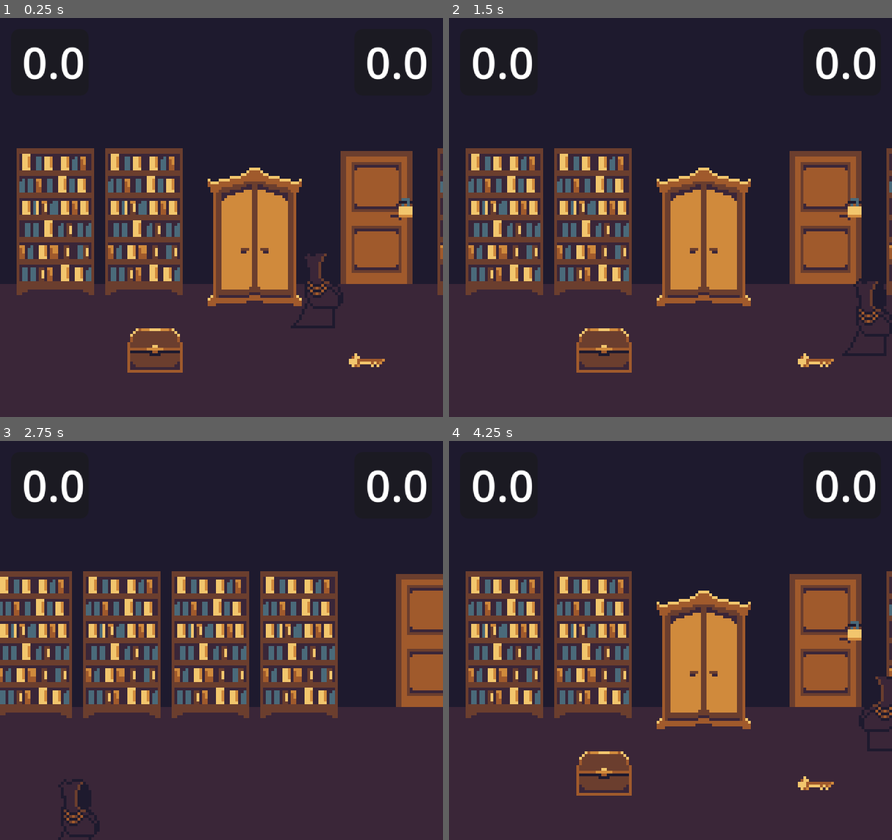
Above: before the commit, frames 1-4 (two rows, left to right).
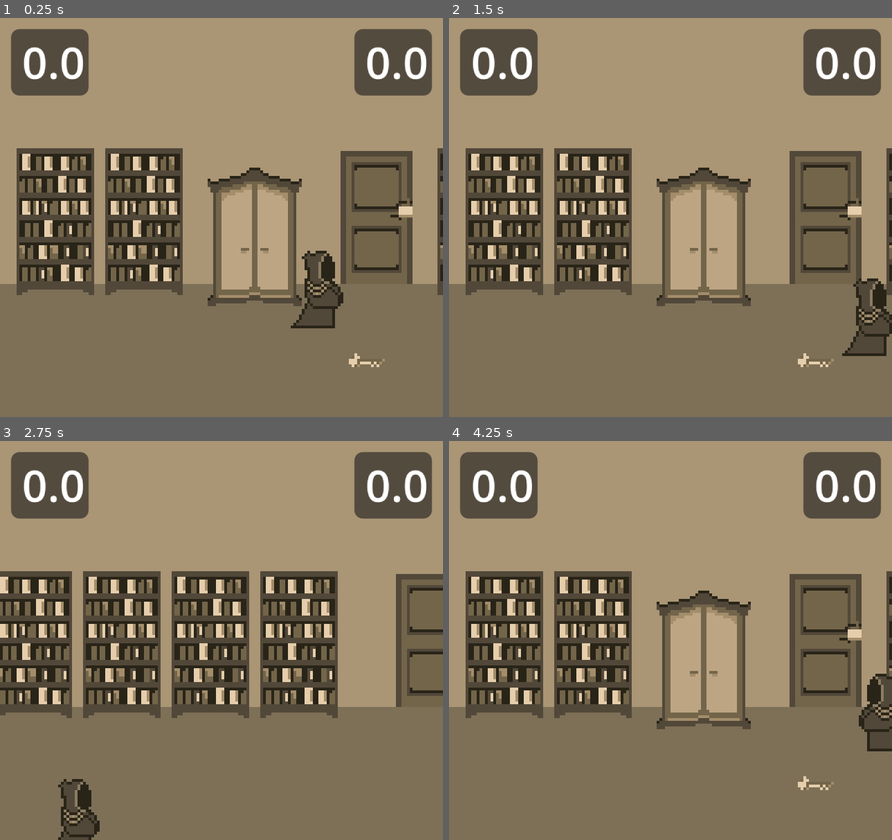
Above: after the commit, the same moments.

Repository: maskenary/gothic-game
Game: Godot game, scene res://Scenes/main.tscn
Two runs of this game, one before a commit and one after it. Both use one fixed random seed, a clock stepped at 60 frames per second and the inputs below. Video files are missing from this copy of the repository; at most half a second of black plays in their place.
Inputs:
- Up to frame 1 (0.25 s): no input
- Up to frame 2 (1.5 s): tap Enter (ui_accept) at 0.5, 0.77 s; hold Right (ui_right) 0.53-1.28 s; hold Down (ui_down) from 1.28 s (still down)
- Up to frame 3 (2.75 s): tap Enter (ui_accept) at 1.52 s; release Down (ui_down) at 2.03 s; hold Right (ui_right) from 2.03 s (still down)
- Up to frame 4 (4.25 s): release Right (ui_right) at 2.78 s; hold Up (ui_up) 2.78-3.53 s; tap Enter (ui_accept) at 3.02, 3.77 s; hold Left (ui_left) from 3.53 s (still down)

The runs differ from the first frame. In frame 1, 99% of the frame differs, in the area x 0-100%, y 0-100%; in frame 2, 99%; in frame 3, 99%; in frame 4, 99%.

Commit message:
leyleying

Diff:
--- a/Scenes/cupboard.tscn
+++ b/Scenes/cupboard.tscn
@@ -1,17 +1,17 @@
 [gd_scene format=3 uid="uid://c0uxqt6tfca6y"]
 
 [ext_resource type="Script" uid="uid://bwyiae3s12nfm" path="res://Scripts/cupboard.gd" id="1_u4kxa"]
-[ext_resource type="Texture2D" uid="uid://cgh5e3hdhh5sw" path="res://Assets/cupboard.png" id="2_wlx7k"]
+[ext_resource type="Texture2D" uid="uid://ddadc177bdalp" path="res://Assets_LEYLEY/cupboard.png" id="2_wlx7k"]
 
-[sub_resource type="AtlasTexture" id="AtlasTexture_j72ms"]
+[sub_resource type="AtlasTexture" id="AtlasTexture_oxra3"]
 atlas = ExtResource("2_wlx7k")
 region = Rect2(0, 0, 48, 64)
 
-[sub_resource type="AtlasTexture" id="AtlasTexture_hs4yt"]
+[sub_resource type="AtlasTexture" id="AtlasTexture_2wjkw"]
 atlas = ExtResource("2_wlx7k")
 region = Rect2(48, 0, 48, 64)
 
-[sub_resource type="AtlasTexture" id="AtlasTexture_vm0jb"]
+[sub_resource type="AtlasTexture" id="AtlasTexture_rne52"]
 atlas = ExtResource("2_wlx7k")
 region = Rect2(96, 0, 48, 64)
 
--- a/Scenes/door.tscn
+++ b/Scenes/door.tscn
@@ -1,19 +1,19 @@
 [gd_scene format=3 uid="uid://d3erh4u03paa0"]
 
 [ext_resource type="Script" uid="uid://ckrt2jtwpf8h" path="res://Scripts/door.gd" id="1_p0e35"]
-[ext_resource type="Texture2D" uid="uid://b84jj3k8r66ou" path="res://Assets/door_locked.png" id="2_fahql"]
-[ext_resource type="Texture2D" uid="uid://bagjembcaf1uh" path="res://Assets/door.png" id="2_p0e35"]
+[ext_resource type="Texture2D" uid="uid://h7i34iqkks3i" path="res://Assets_LEYLEY/door_locked.png" id="2_fahql"]
+[ext_resource type="Texture2D" uid="uid://dx8hvnadbbw64" path="res://Assets_LEYLEY/door.png" id="3_ab4ky"]
 
-[sub_resource type="AtlasTexture" id="AtlasTexture_fahql"]
-atlas = ExtResource("2_p0e35")
+[sub_resource type="AtlasTexture" id="AtlasTexture_a43ba"]
+atlas = ExtResource("3_ab4ky")
 region = Rect2(0, 0, 32, 80)
 
-[sub_resource type="AtlasTexture" id="AtlasTexture_ab4ky"]
-atlas = ExtResource("2_p0e35")
+[sub_resource type="AtlasTexture" id="AtlasTexture_burcv"]
+atlas = ExtResource("3_ab4ky")
 region = Rect2(32, 0, 32, 80)
 
-[sub_resource type="AtlasTexture" id="AtlasTexture_a43ba"]
-atlas = ExtResource("2_p0e35")
+[sub_resource type="AtlasTexture" id="AtlasTexture_kj2pw"]
+atlas = ExtResource("3_ab4ky")
 region = Rect2(64, 0, 32, 80)
 
 [sub_resource type="SpriteFrames" id="SpriteFrames_w6aom"]
@@ -50,7 +50,7 @@
 
 [node name="AnimatedSprite2D" type="AnimatedSprite2D" parent="." unique_id=2133217479]
 sprite_frames = SubResource("SpriteFrames_w6aom")
-animation = &"open"
+animation = &"locked"
 
 [node name="CollisionShape2D" type="CollisionShape2D" parent="." unique_id=1736897863]
 visible = false
--- a/Scenes/key.tscn
+++ b/Scenes/key.tscn
@@ -1,7 +1,7 @@
 [gd_scene format=3 uid="uid://cdst8rufyssoj"]
 
-[ext_resource type="Script" uid="uid://bfdwsblcui35x" path="res://Scripts/key.gd" id="1_udxw8"]
-[ext_resource type="Texture2D" uid="uid://by2ycd80kmdk4" path="res://Assets/key.png" id="1_ut0wq"]
+[ext_resource type="Script" path="res://Scripts/key.gd" id="1_udxw8"]
+[ext_resource type="Texture2D" uid="uid://vh0lhxkin5g1" path="res://Assets_LEYLEY/key.png" id="2_udxw8"]
 
 [sub_resource type="RectangleShape2D" id="RectangleShape2D_udxw8"]
 size = Vector2(26, 10)
@@ -16,6 +16,6 @@
 shape = SubResource("RectangleShape2D_udxw8")
 
 [node name="Sprite2D" type="Sprite2D" parent="." unique_id=758253953]
-texture = ExtResource("1_ut0wq")
+texture = ExtResource("2_udxw8")
 
 [connection signal="body_entered" from="." to="." method="_on_body_entered"]
--- a/Scenes/player.tscn
+++ b/Scenes/player.tscn
@@ -1,7 +1,7 @@
 [gd_scene format=3 uid="uid://4gtwejqnd347"]
 
 [ext_resource type="Script" uid="uid://dkvxuorkdb70j" path="res://Scripts/player.gd" id="1_cvnsp"]
-[ext_resource type="Texture2D" uid="uid://cfalklhckpnqg" path="res://Assets/player.png" id="2_6t5aa"]
+[ext_resource type="Texture2D" uid="uid://dhwacla3ueeg4" path="res://Assets_LEYLEY/player.png" id="2_6t5aa"]
 [ext_resource type="Script" uid="uid://b8hd55vbh5253" path="res://Scripts/camera_2d.gd" id="3_6t5aa"]
 
 [sub_resource type="CapsuleShape2D" id="CapsuleShape2D_6t5aa"]
--- a/Scenes/world.tscn
+++ b/Scenes/world.tscn
@@ -1,44 +1,15 @@
 [gd_scene format=3 uid="uid://eo57i8dburij"]
 
 [ext_resource type="PackedScene" uid="uid://c0uxqt6tfca6y" path="res://Scenes/cupboard.tscn" id="1_5ukr8"]
-[ext_resource type="Texture2D" uid="uid://ym4p4pc21dgu" path="res://Assets/bookshelf.png" id="2_o06y3"]
-[ext_resource type="Texture2D" uid="uid://dfxufts3vg03u" path="res://Assets/chest.png" id="3_k7acu"]
+[ext_resource type="Texture2D" uid="uid://e04sb2c68qxm" path="res://Assets_LEYLEY/bookshelf.png" id="2_o06y3"]
 [ext_resource type="PackedScene" uid="uid://d3erh4u03paa0" path="res://Scenes/door.tscn" id="4_5v1tr"]
 [ext_resource type="PackedScene" uid="uid://4gtwejqnd347" path="res://Scenes/player.tscn" id="5_0fj1v"]
 [ext_resource type="PackedScene" uid="uid://2372lgfn2goj" path="res://Scenes/enemy_trigger.tscn" id="6_ikia7"]
 [ext_resource type="PackedScene" uid="uid://cdst8rufyssoj" path="res://Scenes/key.tscn" id="7_o06y3"]
 
-[sub_resource type="AtlasTexture" id="AtlasTexture_21xkr"]
-atlas = ExtResource("3_k7acu")
-region = Rect2(0, 0, 32, 32)
-
-[sub_resource type="AtlasTexture" id="AtlasTexture_6bp64"]
-atlas = ExtResource("3_k7acu")
-region = Rect2(32, 0, 32, 32)
-
-[sub_resource type="AtlasTexture" id="AtlasTexture_344ge"]
-atlas = ExtResource("3_k7acu")
-region = Rect2(64, 0, 32, 32)
-
-[sub_resource type="AtlasTexture" id="AtlasTexture_ynf5e"]
-atlas = ExtResource("3_k7acu")
-region = Rect2(96, 0, 32, 32)
-
 [sub_resource type="SpriteFrames" id="SpriteFrames_hptm8"]
 animations = [{
-"frames": [{
-"duration": 1.0,
-"texture": SubResource("AtlasTexture_21xkr")
-}, {
-"duration": 1.0,
-"texture": SubResource("AtlasTexture_6bp64")
-}, {
-"duration": 1.0,
-"texture": SubResource("AtlasTexture_344ge")
-}, {
-"duration": 1.0,
-"texture": SubResource("AtlasTexture_ynf5e")
-}],
+"frames": [],
 "loop": false,
 "name": &"default",
 "speed": 5.0
@@ -49,13 +20,13 @@
 [node name="Polygon2D" type="Polygon2D" parent="." unique_id=1685472135]
 position = Vector2(0, -47.99994)
 scale = Vector2(3, 1.4999993)
-color = Color(0.22745098, 0.14901961, 0.21960784, 1)
+color = Color(0.49019608, 0.4392157, 0.34117648, 1)
 polygon = PackedVector2Array(0, 96, 160, 96, 160, 112.04758, 160, 128, 80.47406, 128.00002, 0, 128)
 
 [node name="Polygon2D2" type="Polygon2D" parent="." unique_id=411033965]
 position = Vector2(0, -288)
 scale = Vector2(3, 3)
-color = Color(0.11764706, 0.101960786, 0.18039216, 1)
+color = Color(0.6666667, 0.58431375, 0.45882353, 1)
 polygon = PackedVector2Array(0, 96, 160, 96, 160, 111.7491, 160, 128, 0, 128)
 
 [node name="Props" type="Node2D" parent="." unique_id=1425997024]
Binary file added: Assets_LEYLEY/bookshelf.png
Not shown, added: Assets_LEYLEY/bookshelf.png.import
Binary file added: Assets_LEYLEY/chest.png
Not shown, added: Assets_LEYLEY/chest.png.import
Binary file added: Assets_LEYLEY/cupboard.png
Not shown, added: Assets_LEYLEY/cupboard.png.import
Binary file added: Assets_LEYLEY/door.png
Not shown, added: Assets_LEYLEY/door.png.import
Binary file added: Assets_LEYLEY/door_locked.png
Not shown, added: Assets_LEYLEY/door_locked.png.import
Binary file added: Assets_LEYLEY/key.png
Not shown, added: Assets_LEYLEY/key.png.import
(and 4 more such lines)
